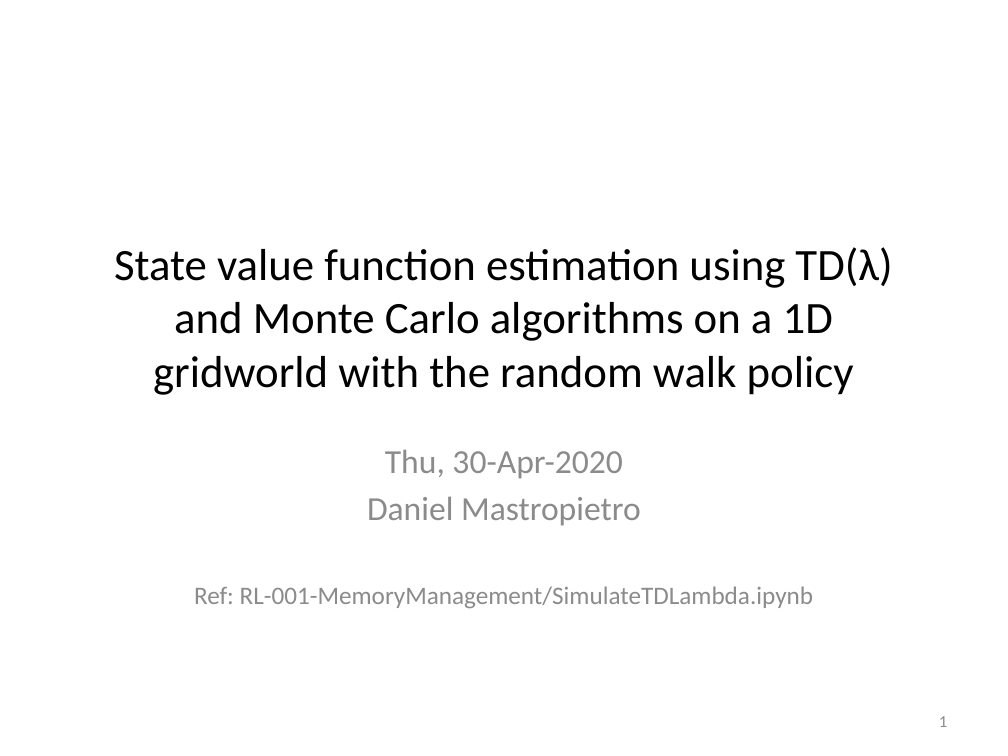
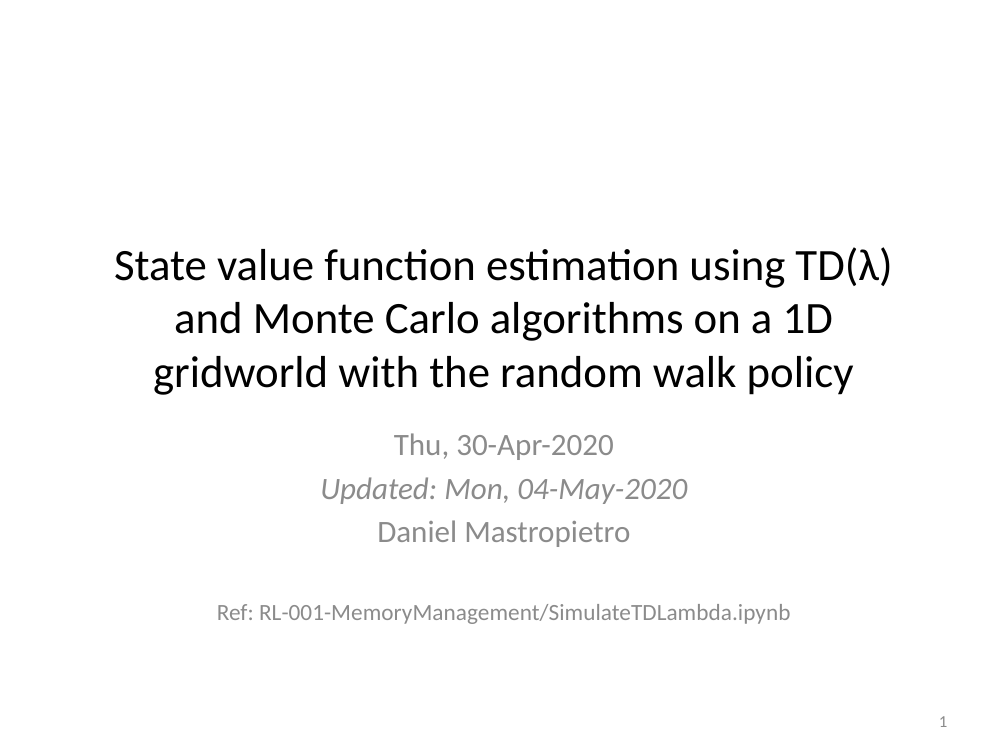
Before and after one commit to mastropi/RL, a slide deck: slide 1 of RL-001-MemoryManagement/results/202004Apr30-ResultsTDLambda&MC-1DGridworld.pptx. Drawn at 1008x756 pixels with LibreOffice and Linux fonts; fonts in the diff are those of the drawing. Boxes give left, top, right and bottom in pixels: in the first picture for what was removed or moved away, otherwise in the second. Text is boxed around its words. In the diff, an @@ line names an element or a change of style, - is before the commit and + after.

```diff
--- a/RL-001-MemoryManagement/results/202004Apr30-ResultsTDLambda&MC-1DGridworld.pptx
+++ b/RL-001-MemoryManagement/results/202004Apr30-ResultsTDLambda&MC-1DGridworld.pptx
@@ subtitle at <box>217,433,790,624</box>: size 24 to 22.2 pt in "Thu, 30-Apr-2020", "Daniel Mastropietro"; size 18 to 16.6 pt in "Ref: RL-001-MemoryManagement/SimulateTDLambda.ipynb" @@
@@ subtitle at <box>320,477,687,504</box>: paragraph added @@
+Updated: Mon, 04-May-2020
```
Also in this commit, not shown: 6 other slides changed, 2 slides added, 4 other files.
